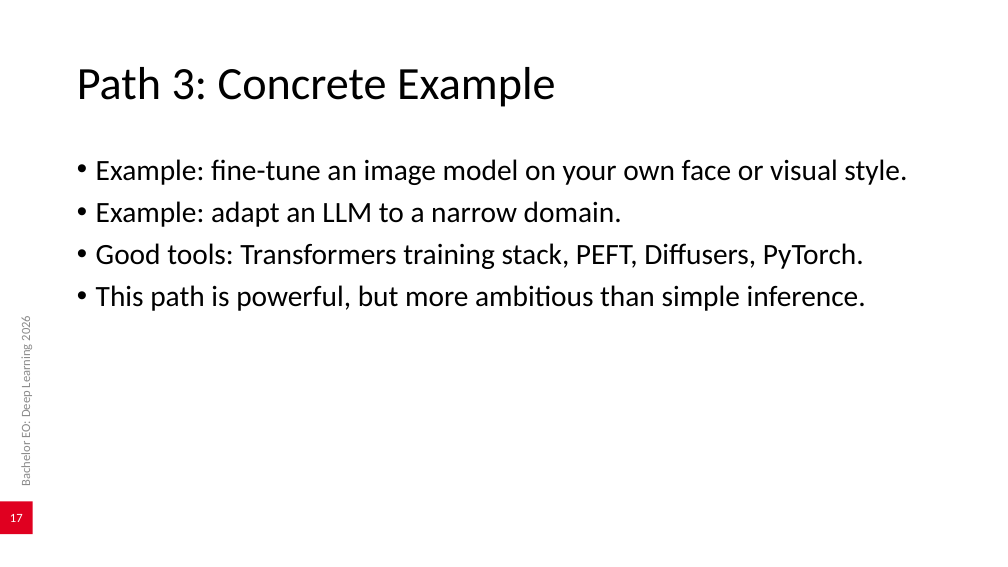
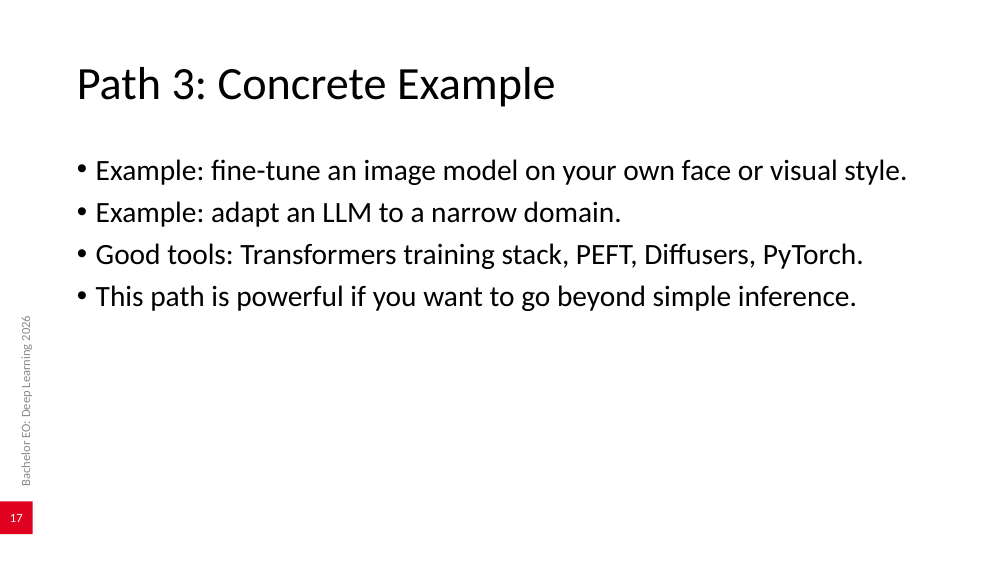
Before and after one commit to AlexanderDhoore/deep-learning-2026, a slide deck: slide 17 of slides/deep-learning-project-domains.pptx. Drawn at 1008x567 pixels with LibreOffice and Linux fonts; fonts in the diff are those of the drawing; background and template pictures are left out. Boxes give left, top, right and bottom in pixels: in the first picture for what was removed or moved away, otherwise in the second. Text is boxed around its words. In the diff, an @@ line names an element or a change of style, - is before the commit and + after.

```diff
--- a/slides/deep-learning-project-domains.pptx
+++ b/slides/deep-learning-project-domains.pptx
@@ text at (x1=96, y1=285, x2=857, y2=311): text changed @@
-• This path is powerful, but more ambitious than simple inference.
+• This path is powerful if you want to go beyond simple inference.
```
Also in this commit, not shown: 8 other slides changed, 1 other file.
